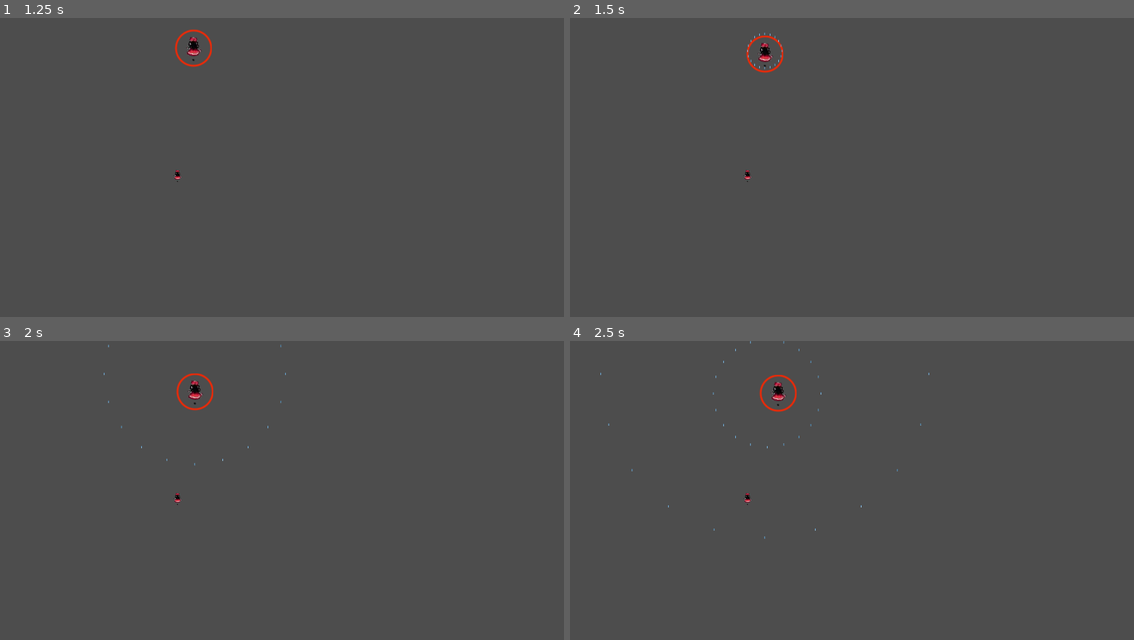
Above: before the commit, frames 1-4 (two rows, left to right).
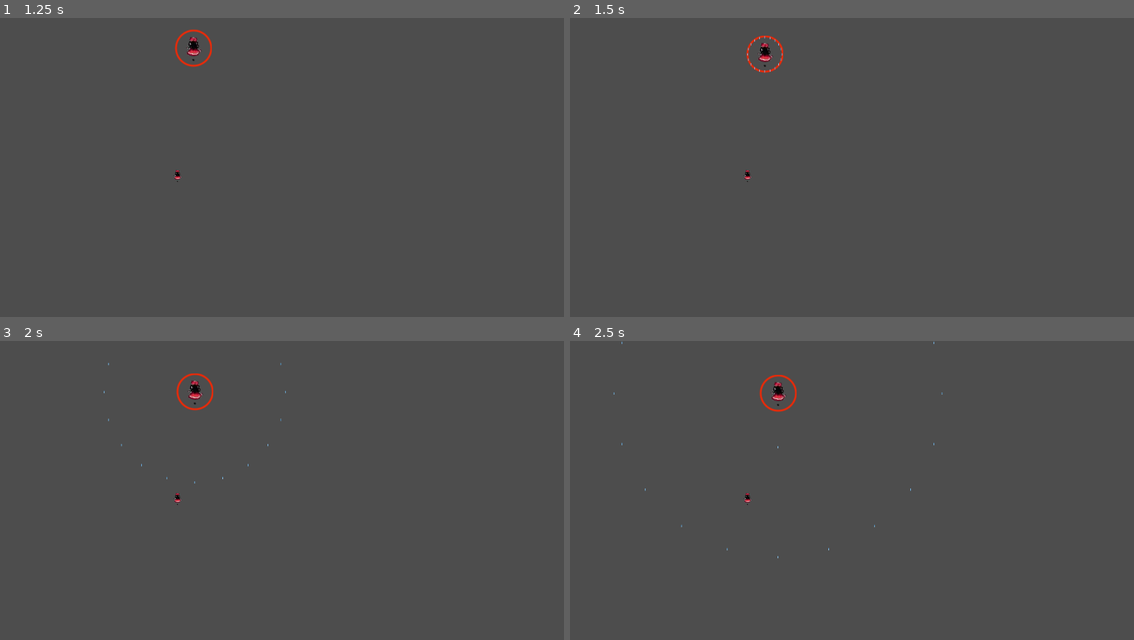
Above: after the commit, the same moments.

Repository: GraulierBrice/PhantasmagoriaShowdown
Game: Godot game, scene res://main_scene.tscn
Two runs of this game, one before a commit and one after it. Both use one fixed random seed, a clock stepped at 60 frames per second and the inputs below.
Inputs:
- Up to frame 1 (1.25 s): tap Enter at 0.5 s; hold D (boss_right) from 0.53 s (still down); hold Shift (focus) from 0.53 s (still down)
- Up to frame 2 (1.5 s): release D (boss_right) at 1.28 s; release Shift (focus) at 1.28 s; hold S (boss_down) from 1.28 s (still down); tap 1 (pattern_1) at 1.35 s
- Up to frame 3 (2 s): keep holding S (boss_down)
- Up to frame 4 (2.5 s): release S (boss_down) at 2.03 s; hold D (boss_right) from 2.03 s (still down); tap 2 (pattern_2) at 2.1 s

Frame 1 is identical in both runs. In frame 2, less than 0.1% of the frame differs, in the area x 31-38%, y 4-19%; in frame 3, less than 0.1%; in frame 4, less than 0.1%, in the area x 5-67%, y 0-73%.

Commit message:
Renamed for capitalisation norms
Scene are PascalCase
scripts are SnakeCase

Diff:
--- a/Scenes/BossHealth.tscn
+++ b/Scenes/BossHealth.tscn
@@ -1,6 +1,6 @@
 [gd_scene load_steps=3 format=3 uid="uid://u5cabw3f1fvy"]
 
-[ext_resource type="Script" path="res://Scenes/BossHealth.gd" id="1_55g2f"]
+[ext_resource type="Script" uid="uid://dx825t2e0fuhn" path="res://Scenes/boss_health.gd" id="1_55g2f"]
 [ext_resource type="Texture2D" uid="uid://dq8c54j0yt4vo" path="res://Assets/HealthRing.png" id="1_do0d1"]
 
 [node name="BossHealth" type="TextureProgressBar"]
--- a/Scenes/Bullets/Bullet.tscn
+++ b/Scenes/Bullets/Bullet.tscn
@@ -1,7 +1,7 @@
 [gd_scene load_steps=5 format=3 uid="uid://5qxjpqjgu0fb"]
 
 [ext_resource type="Texture2D" uid="uid://dkv4ab6a7qw18" path="res://Assets/Danmaku/danmaku_01.png" id="1_hk8up"]
-[ext_resource type="Script" uid="uid://86f8odkpv4yq" path="res://Scenes/Bullets/Bullet.gd" id="1_xpnsn"]
+[ext_resource type="Script" uid="uid://86f8odkpv4yq" path="res://Scenes/Bullets/bullet.gd" id="1_xpnsn"]
 [ext_resource type="Resource" uid="uid://ducnr3i2wa2fa" path="res://Resources/bullet_stats.tres" id="2_7rkub"]
 
 [sub_resource type="CapsuleShape2D" id="CapsuleShape2D_habcr"]
--- a/Scenes/Patterns/pattern_bullet.tscn
+++ b/Scenes/Patterns/PatternBullet.tscn
@@ -1,6 +1,6 @@
 [gd_scene load_steps=5 format=3 uid="uid://cv7gqmok8a7ju"]
 
-[ext_resource type="PackedScene" uid="uid://blm8uv7n8lhlt" path="res://Scenes/Patterns/pattern.tscn" id="1_yavly"]
+[ext_resource type="PackedScene" uid="uid://blm8uv7n8lhlt" path="res://Scenes/Patterns/Pattern.tscn" id="1_yavly"]
 [ext_resource type="Script" uid="uid://dsmseh6lapkhh" path="res://Scenes/Patterns/pattern_bullet.gd" id="2_2gkk1"]
 [ext_resource type="PackedScene" uid="uid://5qxjpqjgu0fb" path="res://Scenes/Bullets/Bullet.tscn" id="3_4bwed"]
 [ext_resource type="Resource" uid="uid://ducnr3i2wa2fa" path="res://Resources/bullet_stats.tres" id="4_fg0pl"]
--- /dev/null
+++ b/Scenes/Patterns/PatternManager.tscn
@@ -0,0 +1,9 @@
+[gd_scene load_steps=4 format=3 uid="uid://cfqxtwk5x2yhd"]
+
+[ext_resource type="Script" uid="uid://b0l0y4r1uvr6j" path="res://Scenes/Patterns/pattern_manager.gd" id="1_qus2f"]
+[ext_resource type="PackedScene" uid="uid://dy537eafk007a" path="res://Scenes/Patterns/PatternRing.tscn" id="2_qyi5i"]
+[ext_resource type="PackedScene" uid="uid://cv7gqmok8a7ju" path="res://Scenes/Patterns/PatternBullet.tscn" id="3_2wlhf"]
+
+[node name="PatternManager" type="Node"]
+script = ExtResource("1_qus2f")
+patterns = Array[PackedScene]([ExtResource("2_qyi5i"), ExtResource("3_2wlhf")])
--- a/Scenes/Patterns/pattern_ring.tscn
+++ b/Scenes/Patterns/PatternRing.tscn
@@ -1,7 +1,7 @@
 [gd_scene load_steps=3 format=3 uid="uid://dy537eafk007a"]
 
 [ext_resource type="Script" uid="uid://cgpifw3llpn2v" path="res://Scenes/Patterns/pattern_ring.gd" id="1_2khla"]
-[ext_resource type="PackedScene" uid="uid://cv7gqmok8a7ju" path="res://Scenes/Patterns/pattern_bullet.tscn" id="1_m81la"]
+[ext_resource type="PackedScene" uid="uid://cv7gqmok8a7ju" path="res://Scenes/Patterns/PatternBullet.tscn" id="1_m81la"]
 
 [node name="PatternRing" instance=ExtResource("1_m81la")]
 script = ExtResource("1_2khla")
--- a/Scenes/Patterns/pattern.gd
+++ b/Scenes/Patterns/pattern.gd
@@ -23,8 +23,9 @@
 		add_child(timer)
 
 func _ready():
-	if not Engine.is_editor_hint():
-		execute(self)
+	##if not Engine.is_editor_hint():
+	##	execute(self)
+	pass
 
 func activate(pattern_owner):
 	if is_on_cooldown:
--- a/Scenes/Patterns/pattern_bullet.gd
+++ b/Scenes/Patterns/pattern_bullet.gd
@@ -11,7 +11,7 @@
 			preview()
 
 func execute(pattern_owner):
-	get_tree().current_scene.add_child(spawn_bullet())
+	self.add_child(spawn_bullet())
 
 
 func preview():
@@ -26,14 +26,14 @@
 
 			## Create bullet
 			var bullet = spawn_bullet()
-			add_child(bullet)
+			add_child.call_deferred(bullet)
 			bullet.owner = get_tree().edited_scene_root
 
 			if timer.is_inside_tree():
 				timer.start()
 
 ##Creates a bullet to spawn
-func spawn_bullet(dir: Vector2 = Vector2.UP, pos:Vector2=owner.global_position)->Bullet:
+func spawn_bullet(dir: Vector2 = Vector2.UP, pos:Vector2=global_position)->Bullet:
 	var bullet = bullet_scene.instantiate()
 
 	bullet.direction = dir
--- a/Scenes/Patterns/pattern_manager.gd
+++ b/Scenes/Patterns/pattern_manager.gd
@@ -8,7 +8,7 @@
 	# Instantiate first 3 patterns
 	for i in range(min(3, patterns.size())):
 		var p = patterns[i].instantiate()
-		add_child(p)
+		owner.add_child.call_deferred(p)
 		equipped_patterns.append(p)
 
 func use_pattern(index: int, owner):
--- a/Scenes/Patterns/pattern_manager.tscn
+++ /dev/null
@@ -1,6 +0,0 @@
-[gd_scene load_steps=2 format=3 uid="uid://cfqxtwk5x2yhd"]
-
-[ext_resource type="Script" path="res://Scenes/Patterns/pattern_manager.gd" id="1_qus2f"]
-
-[node name="PatternManager" type="Node"]
-script = ExtResource("1_qus2f")
--- a/Scenes/Patterns/pattern_ring.gd
+++ b/Scenes/Patterns/pattern_ring.gd
@@ -15,16 +15,10 @@
 	for i in range(bullet_count):
 		var angle = (TAU / bullet_count) * i
 
-		var bullet = bullet_scene.instantiate()
-		bullet.global_position = center
-
 		# Give velocity in direction
 		var dir = Vector2(cos(angle), sin(angle))
-		bullet.direction = dir
-		bullet.stats = bullet_stats
-		bullet.faction = Globals.EFaction.BOSS
-
-		get_tree().current_scene.add_child(bullet)
+		var bullet = spawn_bullet(dir)
+		add_child.call_deferred(bullet)
 
 
 func preview():
@@ -39,12 +33,9 @@
 		## Create bullets
 		for i in range(bullet_count):
 			var angle = (TAU / bullet_count) * i
+			var dir = Vector2(cos(angle), sin(angle))
 
-			var bullet = bullet_scene.instantiate()
-			var dir = Vector2(cos(angle), sin(angle))
-			bullet.direction = dir
-			bullet.stats = bullet_stats
-			bullet.faction = Globals.EFaction.BOSS
+			var bullet = spawn_bullet(dir)
 			add_child(bullet)
 			bullet.owner =  get_tree().edited_scene_root
 
--- a/Scenes/boss.tscn
+++ b/Scenes/boss.tscn
@@ -1,10 +1,9 @@
-[gd_scene load_steps=7 format=3 uid="uid://d033u61jx7wq6"]
+[gd_scene load_steps=6 format=3 uid="uid://d033u61jx7wq6"]
 
 [ext_resource type="Texture2D" uid="uid://bnbk6m6psu272" path="res://Assets/Heroine/Player.png" id="1_2i7ms"]
-[ext_resource type="Script" path="res://Scenes/boss.gd" id="1_grv0y"]
+[ext_resource type="Script" uid="uid://dkhoexgkfag50" path="res://Scenes/boss.gd" id="1_grv0y"]
 [ext_resource type="PackedScene" uid="uid://u5cabw3f1fvy" path="res://Scenes/BossHealth.tscn" id="3_8nus0"]
-[ext_resource type="PackedScene" uid="uid://cfqxtwk5x2yhd" path="res://Scenes/Patterns/pattern_manager.tscn" id="4_ddywb"]
-[ext_resource type="PackedScene" uid="uid://5x3wbrf4v400" path="res://Scenes/Patterns/pattern_ring.tscn" id="5_s84la"]
+[ext_resource type="PackedScene" uid="uid://cfqxtwk5x2yhd" path="res://Scenes/Patterns/PatternManager.tscn" id="4_ddywb"]
 
 [sub_resource type="CircleShape2D" id="CircleShape2D_2fk6j"]
 
@@ -40,4 +39,3 @@
 metadata/_edit_use_anchors_ = true
 
 [node name="PatternManager" parent="." instance=ExtResource("4_ddywb")]
-patterns = Array[PackedScene]([ExtResource("5_s84la"), ExtResource("5_s84la"), ExtResource("5_s84la")])
Renamed: Scenes/BossHealth.gd -> Scenes/boss_health.gd
Renamed: Scenes/BossHealth.gd.uid -> Scenes/boss_health.gd.uid
